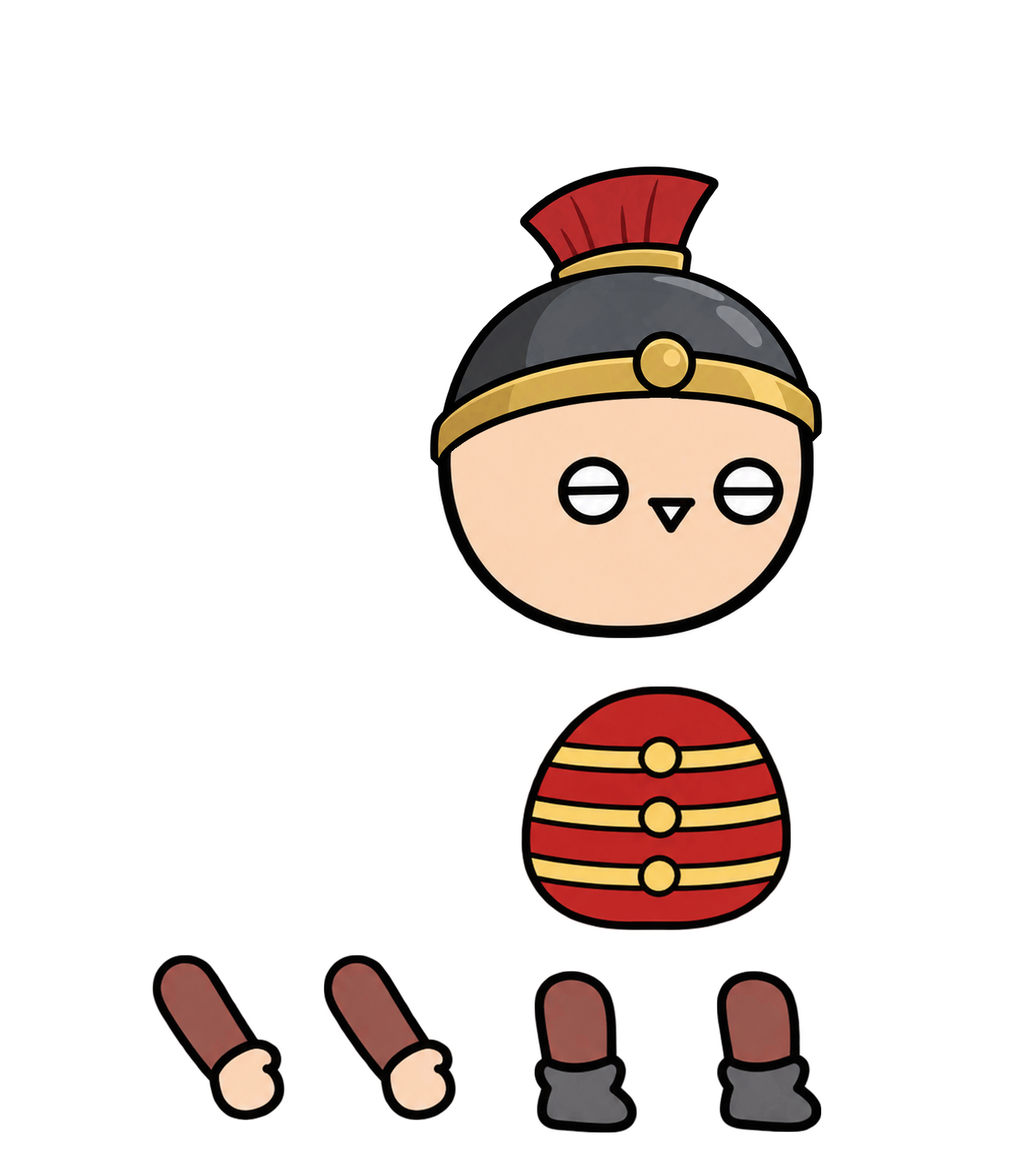
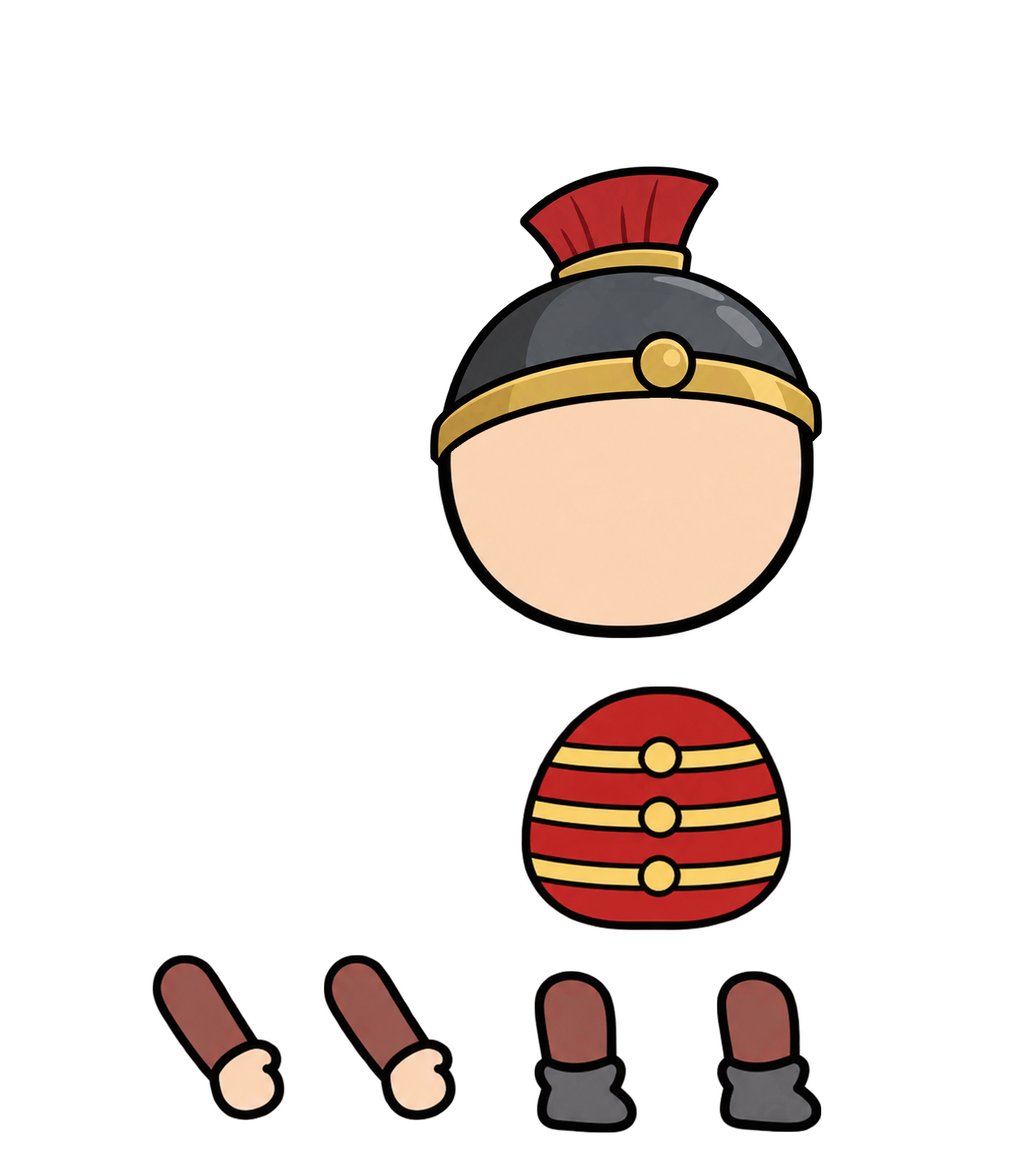
Comparing the layer stacks of the two w=1036, h=1174 images. Changes:
painted on "머리" over box(549, 442, 801, 553)
